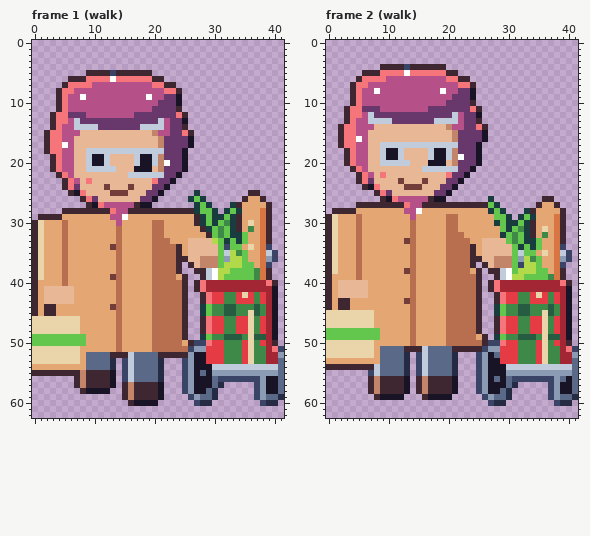
Two versions of one pixel-art file, art/hood-people/granny-cart-shopper@88.aseprite. The picture above was drawn from the file before the commit.
42x63 pixels, 9 frames. Shown: frame 1 (walk), frame 2 (walk). The commit also changed other frames, which this record leaves out.
After:
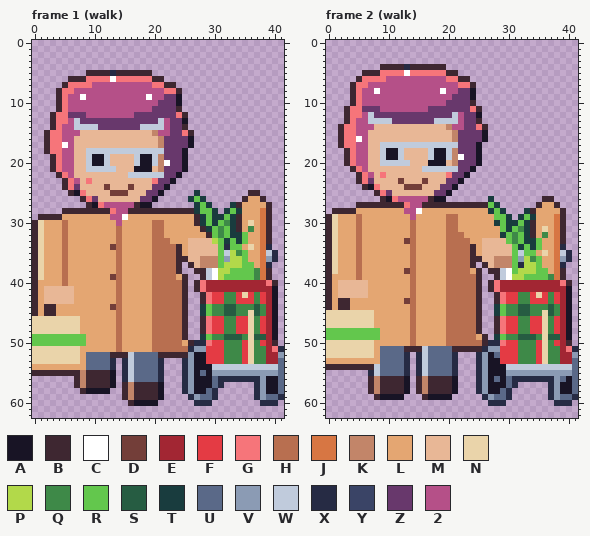
Palette (. is transparent): A #181425  B #3e2731  C #ffffff  D #733e39  E #a22633  F #e43b44  G #f6757a  H #b86f50  J #d77643  K #c28569  L #e4a672  M #e8b796  N #ead4aa  P #b2d94a  Q #3e8948  R #63c74d  S #265c42  T #193c3e  U #5a6988  V #8b9bb4  W #c0cbdc  X #262b44  Y #3a4466  Z #68386c  2 #b55088
Change:
Frame 1 (walk):
The author changed colour Y to colour X in row 5 at x 13; in row 34 at x 32 and 39; in rows 35 to 36 at x 40; in row 37 at x 39; in row 50 at x 27 to 28; in row 51 at x 26 and 41.
The author changed colour Y to colour X in rows 53 to 55 at x 15 and 25; in row 56 at x 15, 25 and 31 to 37; in rows 57 to 58 at x 25 and 37; in row 59 at x 26 and 37; in row 60 at x 27 and 38.
Frame 2 (walk):
The author changed colour Y to colour X in row 4 at x 13; in row 34 at x 39; in rows 35 to 36 at x 40; in row 37 at x 32 and 39; in row 50 at x 27 to 28; in row 51 at x 26 and 41.
The author changed colour Y to colour X in rows 52 to 54 at x 15 and 25; in row 55 at x 7, 15 and 25; in row 56 at x 25 and 31 to 37; in rows 57 to 58 at x 25 and 37; in row 59 at x 26 and 37; in row 60 at x 27 and 38.
